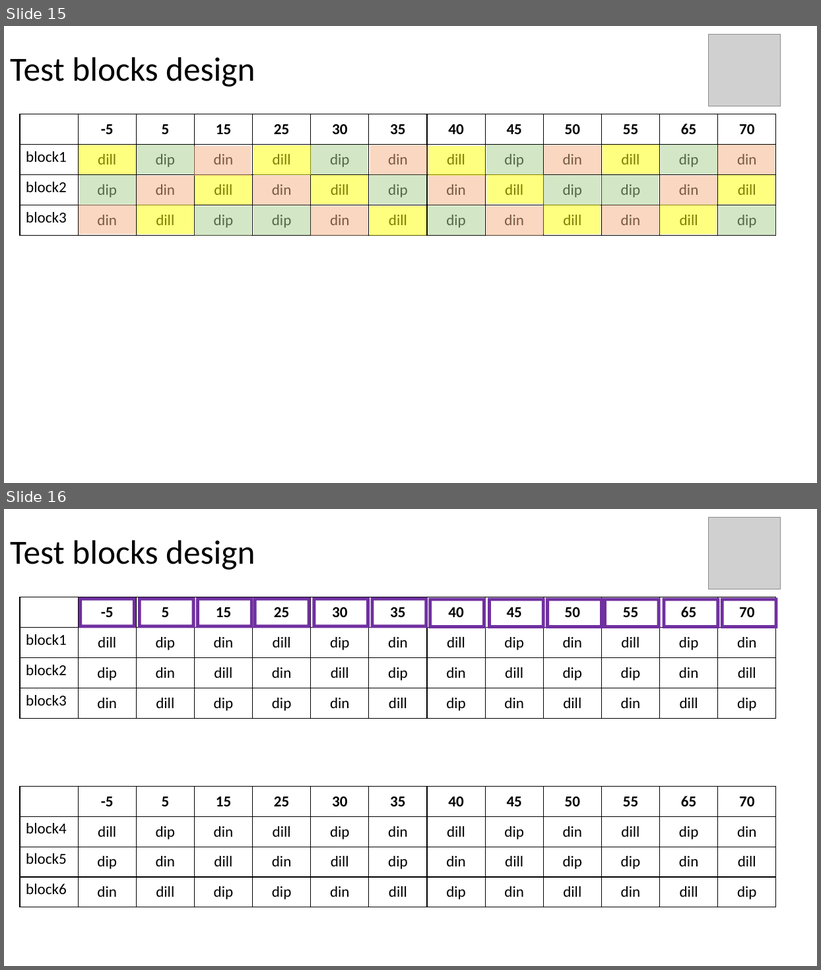
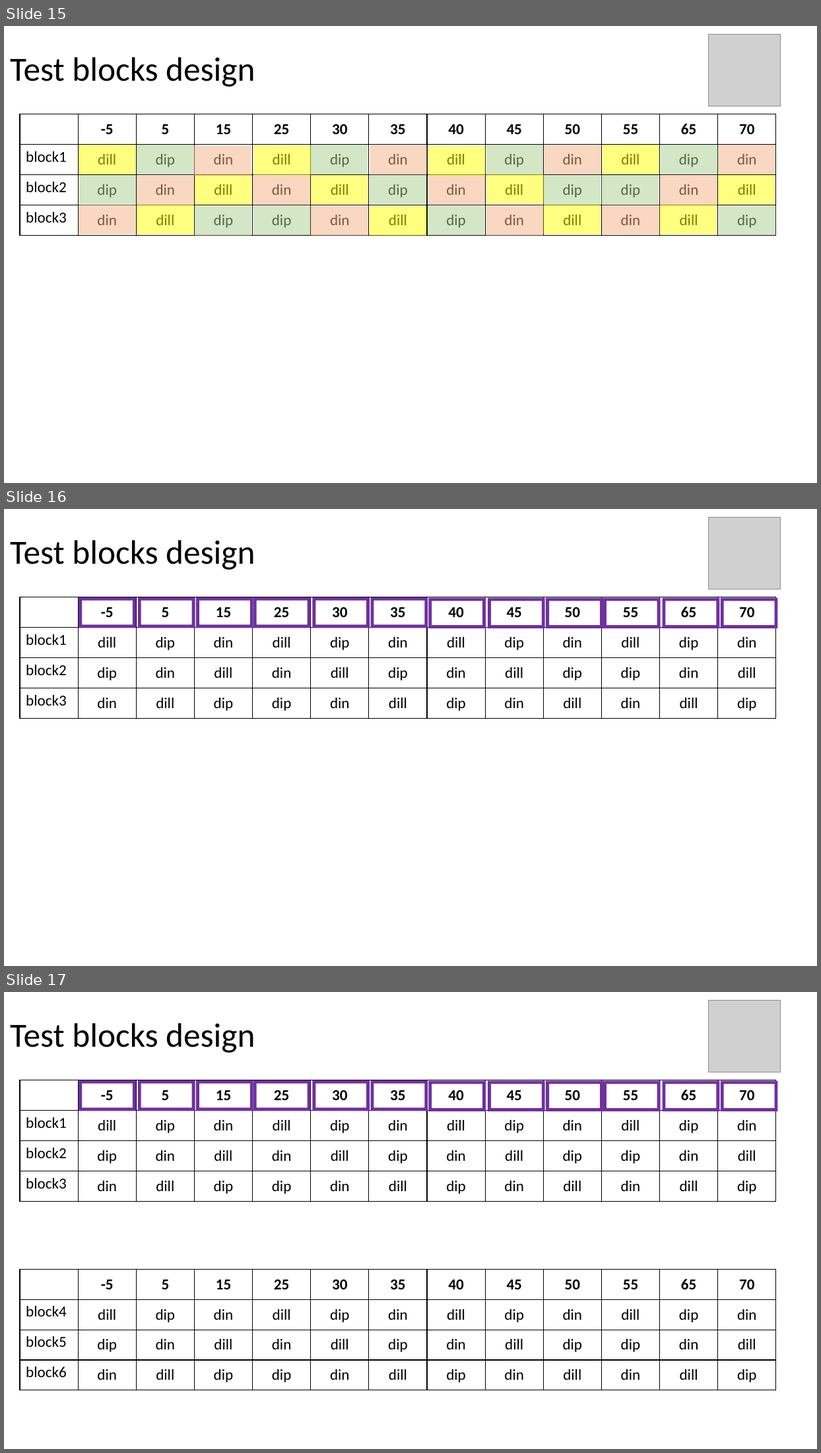
Before and after one commit to NanWang0221/Spanish-DL, a slide deck: progress-updates/20260609 updates.pptx. Shown one above the other, each under a label of ours: slides 15 and 16 before the commit, slides 15, 16 and 17 after it. The pictures are 821x970 and 821x1453 pixels, drawn with LibreOffice and Linux fonts; fonts in the diff are those of the drawing; grey boxes stand for pictures. Boxes give left, top, right and bottom in pixels: in the first picture for what was removed or moved away, otherwise in the second. Text is boxed around its words. In the diff, an @@ line names an element or a change of style, - is before the commit and + after.

```diff
--- a/progress-updates/20260609 updates.pptx
+++ b/progress-updates/20260609 updates.pptx
@@ slide 16 added at <box>4,509,817,966</box>, background #FFFFFF @@
@@ picture added at <box>709,518,781,590</box> @@
@@ title added at <box>10,540,255,570</box>, 40 pt, text #000000 @@
+Test blocks design
@@ table added at <box>20,597,773,719</box>, 4 rows, 13 columns @@
+ | -5 | 5 | 15 | 25 | 30 | 35 | 40 | 45 | 50 | 55 | 65 | 70
+block1 | dill | dip | din | dill | dip | din | dill | dip | din | dill | dip | din
+block2 | dip | din | dill | din | dill | dip | din | dill | dip | dip | din | dill
+block3 | din | dill | dip | dip | din | dill | dip | din | dill | din | dill | dip
@@ frame added at <box>79,597,137,628</box>, fill #7030A0 @@
@@ frame added at <box>138,597,195,628</box>, fill #7030A0 @@
@@ frame added at <box>196,597,253,628</box>, fill #7030A0 @@
@@ frame added at <box>253,597,311,628</box>, fill #7030A0 @@
@@ frame added at <box>313,597,370,628</box>, fill #7030A0 @@
@@ frame added at <box>370,597,428,628</box>, fill #7030A0 @@
@@ frame added at <box>428,598,486,628</box>, fill #7030A0 @@
@@ frame added at <box>488,598,545,628</box>, fill #7030A0 @@
@@ frame added at <box>547,598,604,628</box>, fill #7030A0 @@
@@ frame added at <box>604,598,661,628</box>, fill #7030A0 @@
@@ frame added at <box>663,598,720,628</box>, fill #7030A0 @@
@@ frame added at <box>721,598,778,628</box>, fill #7030A0 @@
@@ what was slide 16 is now slide 17 @@
```
Also in this commit, not shown: 1 slide changed, 1 other slide added.
